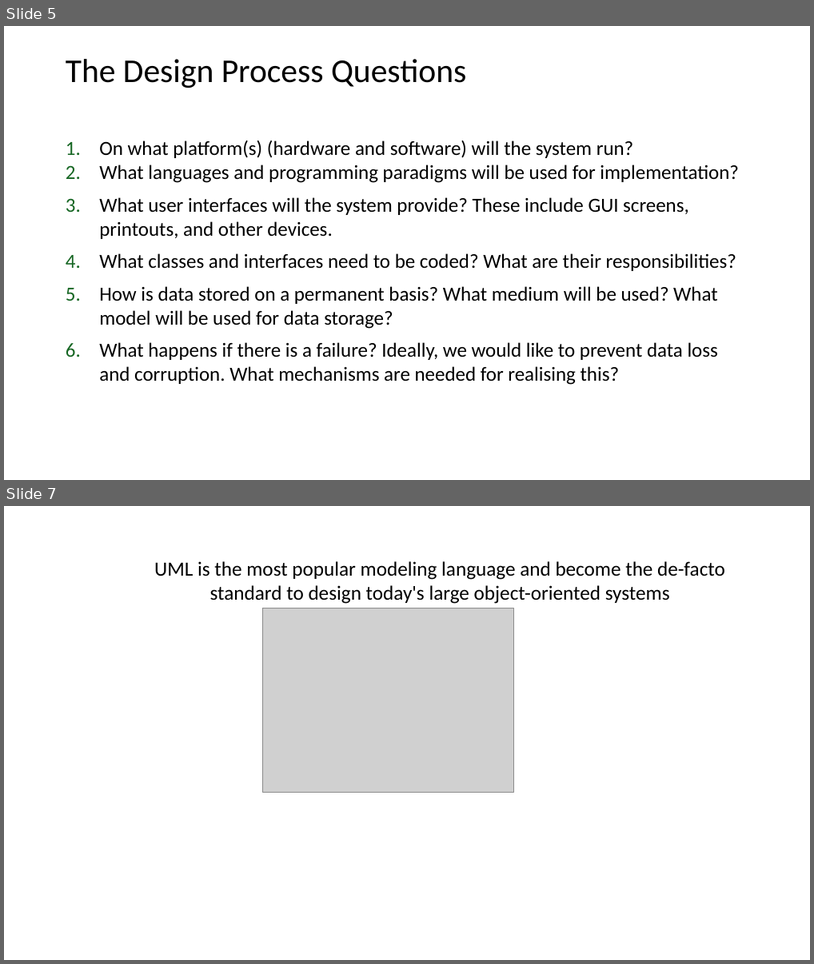
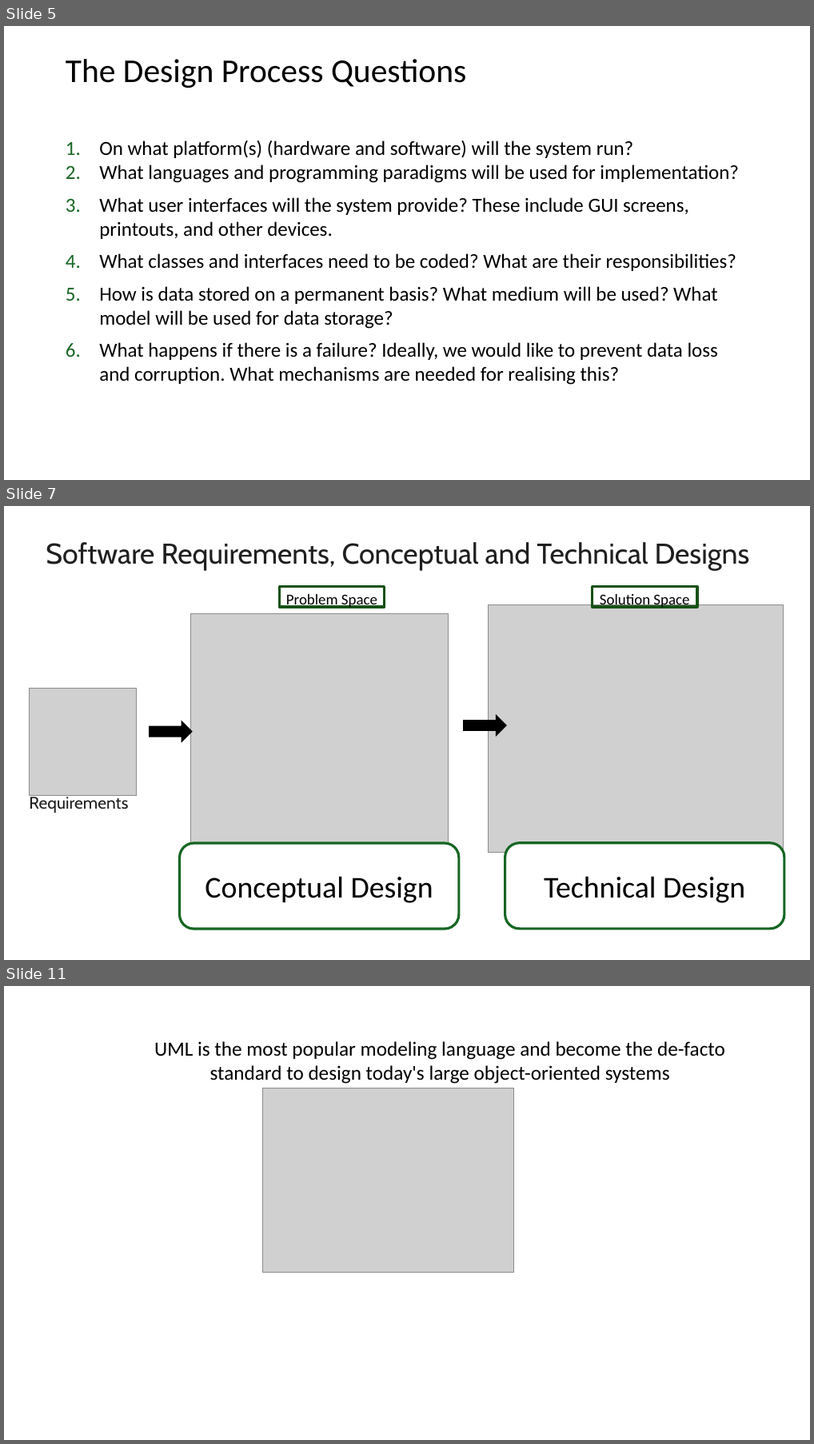
Before and after one commit to johnxu21/johnxu21.github.io, a slide deck: teaching/CS472/Timetable/OOD-V2.pptx. Shown one above the other, each under a label of ours: slides 5 and 7 before the commit, slides 5, 7 and 11 after it; the slides between them are not shown. The pictures are 814x964 and 814x1444 pixels, drawn with LibreOffice and Linux fonts; fonts in the diff are those of the drawing; grey boxes stand for pictures. Boxes give left, top, right and bottom in pixels: in the first picture for what was removed or moved away, otherwise in the second. Text is boxed around its words. In the diff, an @@ line names an element or a change of style, - is before the commit and + after.

```diff
--- a/teaching/CS472/Timetable/OOD-V2.pptx
+++ b/teaching/CS472/Timetable/OOD-V2.pptx
@@ slide 7 added at box(4, 506, 810, 960), background #FFFFFF @@
@@ title added at box(46, 542, 750, 570), 34 pt, text #1F1F1F @@
+Software Requirements, Conceptual and Technical Designs
@@ rectangle added at box(279, 587, 385, 607), outline #145113 3 pt, 18 pt, text #000000 @@
+Problem Space
@@ rectangle added at box(593, 587, 698, 607), outline #145113 3 pt, 18 pt, text #000000 @@
+Solution Space
@@ picture added at box(190, 614, 448, 843) @@
@@ picture added at box(489, 604, 784, 852) @@
@@ picture added at box(29, 688, 137, 796) @@
@@ right arrow added at box(149, 721, 192, 742), fill #000000, outline #000000 1 pt @@
@@ right arrow added at box(464, 716, 506, 736), fill #000000, outline #000000 1 pt @@
@@ text added at box(29, 794, 128, 812), 20 pt, text #1F1F1F @@
+Requirements
@@ rounded rectangle added at box(179, 843, 459, 929), fill #FFFFFF, outline #166623 3 pt, 36 pt, text #000000 @@
+Conceptual Design
@@ rounded rectangle added at box(506, 843, 785, 929), fill #FFFFFF, outline #166623 3 pt, 36 pt, text #000000 @@
+Technical Design
@@ what was slide 7 is now slide 11 @@
```
Also in this commit, not shown: 6 slides changed, 6 other slides added, 5 slides removed, 1 other file.
